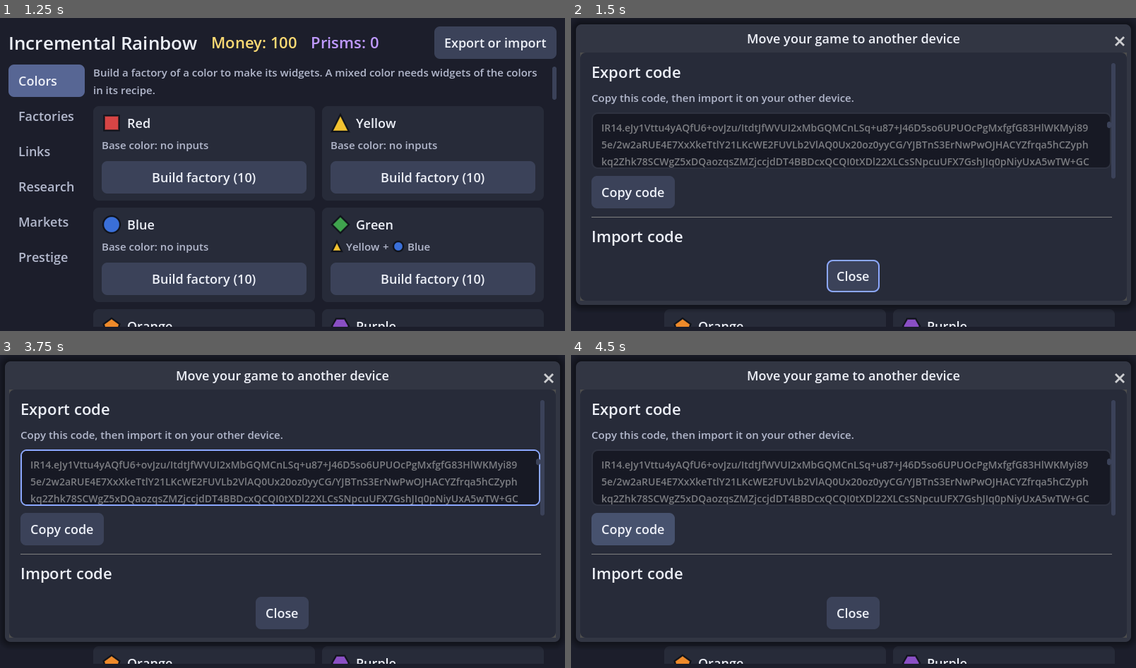
Above: before the commit, frames 1-4 (two rows, left to right).
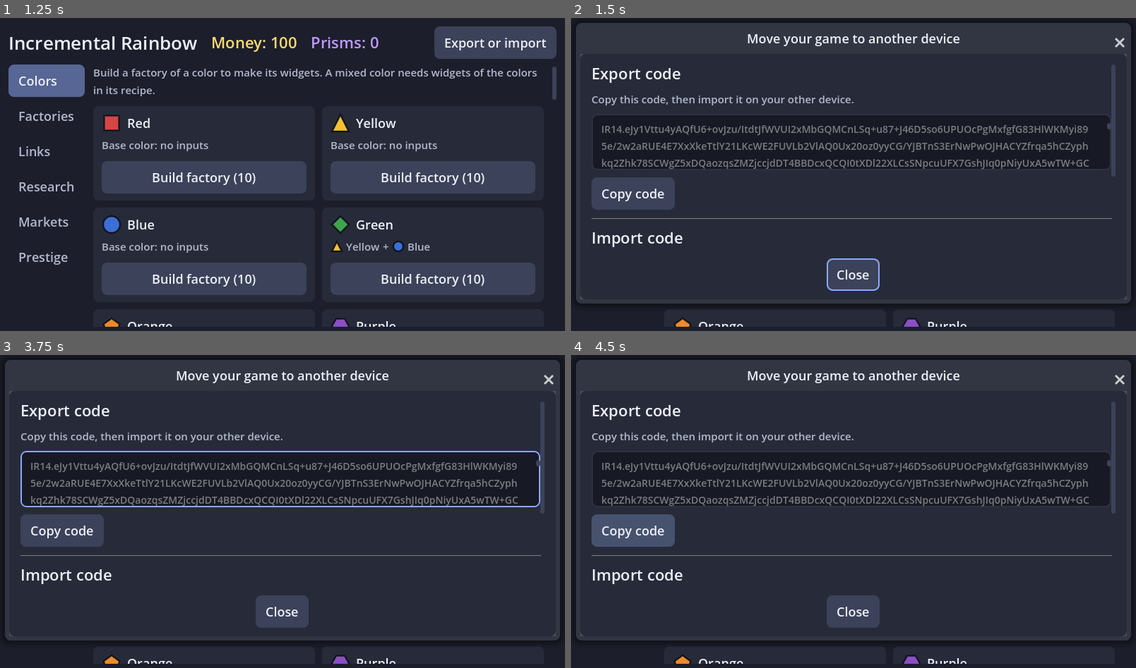
Above: after the commit, the same moments.

Repository: ElysiaAlarien/incrementalrainbow
Game: Godot game, scene res://src/ui/main.tscn
Two runs of this game, one before a commit and one after it. Both use one fixed random seed, a clock stepped at 60 frames per second and the inputs below.
Inputs (mouse positions are in pixels of both pictures, inside the frame that each line leads up to):
- Up to frame 1 (1.25 s): click "Skip guide" at 0.5 s
- Up to frame 2 (1.5 s): click "Export or import" at 1.25 s
- Up to frame 3 (3.75 s): click (282, 642) at 2.02 s; type "Alex" at 2.1 s; click "Colors" at 2.75 s; click "Factories" at 3.5 s
- Up to frame 4 (4.5 s): click "Research" at 4.25 s

Frame 1 is identical in both runs. In frame 2, 7.0% of the frame differs, in the area x 0-100%, y 1-92%; in frame 3, 7.8%; in frame 4, 6.9%.

Commit message:
Check dialog and list touch targets, and real taps on more controls (#27)
From the code review: the title bar of a dialog and each list item are
touch targets now, the prestige text wraps, a web build on a phone uses
the phone scale, and ColorSymbol makes the symbol icons. The layout test
checks each button in each dialog, the import confirm dialog, a tap on a
stepper, and a click that opens a list.

Co-Authored-By: Claude Opus 5.5 <noreply@anthropic.com>

Diff:
--- a/src/ui/card_grid.gd
+++ b/src/ui/card_grid.gd
@@ -1,8 +1,9 @@
 class_name CardGrid
 extends GridContainer
 ## A grid that has as many columns as fit its width, each at least
-## [member min_column_width] wide, and at least as wide as its widest child. The cells fill the width, so the grid has no
-## empty space at its right edge. Its children should expand horizontally.
+## [member min_column_width] wide, and at least as wide as its widest child.
+## The cells fill the width, so the grid has no empty space at its right edge.
+## Its children should expand horizontally.
 
 ## The narrowest that a column can be, in logical pixels.
 @export var min_column_width := 200.0
--- a/src/ui/color_symbol.gd
+++ b/src/ui/color_symbol.gd
@@ -63,6 +63,31 @@
 		draw_circle(dot.get_center(), dot.size.x / 2.0, dot_fill)
 		draw_circle(dot.get_center(), dot.size.x / 2.0, ColorSymbol.outline_color(dot_fill), false,
 			MARK_OUTLINE_WIDTH, true)
+
+
+## A color's symbol as a vector texture for a button icon, 24 logical pixels
+## wide. Godot draws a [DPITexture] again at the scale of the screen, so it
+## stays sharp. Null for an unknown symbol.
+static func icon(color: ColorDef) -> Texture2D:
+	const SIZE := 24.0
+	var box := Rect2(1.5, 1.5, SIZE - 3.0, SIZE - 3.0)
+	var points := shape_points(color.symbol, box)
+	if points.is_empty():
+		return null
+	var path := PackedStringArray()
+	for point in points:
+		path.append("%.2f,%.2f" % [point.x, point.y])
+	var mark := ""
+	if color.symbol_mark != ColorDef.SymbolMark.NONE:
+		var dot := mark_dot(color.symbol_mark, box)
+		var dot_fill := mark_fill(color.symbol_mark)
+		mark = "<circle cx='%.2f' cy='%.2f' r='%.2f' fill='#%s' stroke='#%s' stroke-width='%.1f'/>" % [
+			dot.get_center().x, dot.get_center().y, dot.size.x / 2.0, dot_fill.to_html(false),
+			outline_color(dot_fill).to_html(false), MARK_OUTLINE_WIDTH]
+	var svg := "<svg xmlns='http://www.w3.org/2000/svg' width='%d' height='%d'><path d='M%sZ' fill='#%s' stroke='#%s' stroke-width='%.1f' stroke-linejoin='round'/>%s</svg>" % [
+		SIZE, SIZE, " L".join(path), color.display_color.to_html(false),
+		outline_color(color.display_color).to_html(false), OUTLINE_WIDTH, mark]
+	return DPITexture.create_from_string(svg)
 
 
 ## The outline color for a shape filled with [param p_fill]: dark, or light
--- a/src/ui/main.gd
+++ b/src/ui/main.gd
@@ -206,7 +206,7 @@
 	for color in _content.colors():
 		_add_color_card(color)
 	for color in _content.colors():
-		_new_warehouse_color.add_icon_item(symbol_icon(color), color.name)
+		_new_warehouse_color.add_icon_item(ColorSymbol.icon(color), color.name)
 		_new_warehouse_color.set_item_metadata(_new_warehouse_color.item_count - 1, color.id)
 	_build_warehouse_button.pressed.connect(_on_build_warehouse_pressed)
 	_market_picker.item_selected.connect(func(index: int) -> void:
@@ -223,6 +223,7 @@
 	_prestige_confirm.ok_button_text = "Prestige"
 	_prestige_confirm.confirmed.connect(_on_prestige_confirmed)
 	_prestige_text.name = "PrestigeText"
+	_prestige_text.autowrap_mode = TextServer.AUTOWRAP_WORD_SMART
 	_prestige_scroll = DialogFit.wrap(_prestige_confirm, _prestige_text)
 	add_child(_prestige_confirm)
 	_prestige_button.pressed.connect(_on_prestige_pressed)
@@ -830,10 +831,10 @@
 		match key[0]:
 			&"factory":
 				var view := _sim.factory(key[1])
-				choice.add_icon_item(symbol_icon(_content.color(view.color)), _factory_name(view))
+				choice.add_icon_item(ColorSymbol.icon(_content.color(view.color)), _factory_name(view))
 			&"warehouse":
 				var view := _sim.warehouse(key[1])
-				choice.add_icon_item(symbol_icon(_content.color(view.color)), _warehouse_name(view))
+				choice.add_icon_item(ColorSymbol.icon(_content.color(view.color)), _warehouse_name(view))
 			&"lab":
 				choice.add_item(_lab_name(key[1]))
 			_:
@@ -957,28 +958,3 @@
 func _show_message(text: String) -> void:
 	_message_label.text = text
 	_message_label.visible = not text.is_empty()
-
-
-## A color's symbol as a vector texture for a button icon, 24 logical pixels
-## wide. Godot draws a [DPITexture] again at the scale of the screen, so it
-## stays sharp. Null for an unknown symbol.
-static func symbol_icon(color: ColorDef) -> Texture2D:
-	const SIZE := 24.0
-	var box := Rect2(1.5, 1.5, SIZE - 3.0, SIZE - 3.0)
-	var points := ColorSymbol.shape_points(color.symbol, box)
-	if points.is_empty():
-		return null
-	var path := PackedStringArray()
-	for point in points:
-		path.append("%.2f,%.2f" % [point.x, point.y])
-	var mark := ""
-	if color.symbol_mark != ColorDef.SymbolMark.NONE:
-		var dot := ColorSymbol.mark_dot(color.symbol_mark, box)
-		var dot_fill := ColorSymbol.mark_fill(color.symbol_mark)
-		mark = "<circle cx='%.2f' cy='%.2f' r='%.2f' fill='#%s' stroke='#%s' stroke-width='%.1f'/>" % [
-			dot.get_center().x, dot.get_center().y, dot.size.x / 2.0, dot_fill.to_html(false),
-			ColorSymbol.outline_color(dot_fill).to_html(false), ColorSymbol.MARK_OUTLINE_WIDTH]
-	var svg := "<svg xmlns='http://www.w3.org/2000/svg' width='%d' height='%d'><path d='M%sZ' fill='#%s' stroke='#%s' stroke-width='%.1f' stroke-linejoin='round'/>%s</svg>" % [
-		SIZE, SIZE, " L".join(path), color.display_color.to_html(false),
-		ColorSymbol.outline_color(color.display_color).to_html(false), ColorSymbol.OUTLINE_WIDTH, mark]
-	return DPITexture.create_from_string(svg)
--- a/src/ui/number_stepper.gd
+++ b/src/ui/number_stepper.gd
@@ -37,10 +37,12 @@
 	_show_limits()
 
 
+## The button that steps the number down. For smoke tests.
 func down_button() -> Button:
 	return _down_button
 
 
+## The button that steps the number up. For smoke tests.
 func up_button() -> Button:
 	return _up_button
 
--- a/src/ui/ui_scale.gd
+++ b/src/ui/ui_scale.gd
@@ -83,9 +83,10 @@
 	return DisplayServer.screen_get_scale()
 
 
-## Whether this device is a phone or a tablet.
+## Whether this device is a phone or a tablet, also for a web build that runs
+## in the browser of a phone or a tablet.
 static func is_mobile() -> bool:
-	return OS.has_feature("mobile")
+	return OS.has_feature("mobile") or OS.has_feature("web_android") or OS.has_feature("web_ios")
 
 
 ## Sets the scale of [param window] for its current size on this device.
--- a/src/ui/ui_theme.gd
+++ b/src/ui/ui_theme.gd
@@ -26,6 +26,9 @@
 const FIELD_COLOR := Color(0.09, 0.1, 0.14)
 
 const CORNER_RADIUS := 8
+## The space between the items of a list. With the font, it makes each item
+## [constant UiScale.MIN_TOUCH_TARGET] high or more.
+const POPUP_ITEM_SEPARATION := 20
 ## The space around the text of a button. With the font, it makes a button
 ## [constant UiScale.MIN_TOUCH_TARGET] high or more.
 const BUTTON_MARGIN := Vector2(14, 10)
@@ -38,6 +41,7 @@
 const RAIL_BUTTON := &"RailButton"
 
 
+## The theme of the main screen and its dialogs.
 static func make() -> Theme:
 	var theme := Theme.new()
 	theme.default_font_size = FONT_SIZE
@@ -64,7 +68,9 @@
 	theme.set_color(&"font_hover_pressed_color", RAIL_BUTTON, TEXT_COLOR)
 	theme.set_constant(&"align_to_largest_stylebox", RAIL_BUTTON, 1)
 
-	theme.set_constant(&"v_separation", &"PopupMenu", int(UiScale.MIN_TOUCH_TARGET) - 24)
+	# An item of a list, such as the colors of a choice, is as high as a touch
+	# target: the font is about 25 high.
+	theme.set_constant(&"v_separation", &"PopupMenu", POPUP_ITEM_SEPARATION)
 	theme.set_constant(&"item_start_padding", &"PopupMenu", 12)
 	theme.set_constant(&"item_end_padding", &"PopupMenu", 12)
 	theme.set_constant(&"h_separation", &"PopupMenu", 10)
@@ -96,7 +102,8 @@
 	theme.set_stylebox(&"embedded_border", &"Window", _window_border())
 	theme.set_stylebox(&"embedded_unfocused_border", &"Window", _window_border())
 	theme.set_font_size(&"title_font_size", &"Window", FONT_SIZE)
-	theme.set_constant(&"title_height", &"Window", 40)
+	# The title bar holds the close button, so it is as high as a touch target.
+	theme.set_constant(&"title_height", &"Window", int(UiScale.MIN_TOUCH_TARGET))
 	theme.set_color(&"title_color", &"Window", TEXT_COLOR)
 	theme.set_stylebox(&"panel", &"TooltipPanel", box(FIELD_COLOR, Vector2(10, 6), BUTTON_COLOR))
 	theme.set_font_size(&"font_size", &"TooltipLabel", SMALL_FONT_SIZE)
@@ -146,7 +153,7 @@
 	style.expand_margin_left = 6
 	style.expand_margin_right = 6
 	style.expand_margin_bottom = 6
-	style.expand_margin_top = 40
+	style.expand_margin_top = UiScale.MIN_TOUCH_TARGET
 	style.shadow_color = Color(0, 0, 0, 0.4)
 	style.shadow_size = 12
 	return style
--- a/tests/smoke/test_layout.gd
+++ b/tests/smoke/test_layout.gd
@@ -100,6 +100,14 @@
 		await wait_process_frames(2)
 		var export_dialog: ExportCodeDialog = main.find_child("ExportCodeDialog", true, false)
 		_assert_dialog_fits(export_dialog, size, "%s, export" % where)
+		# A code that imports asks the player to confirm.
+		(export_dialog.find_child("ImportCodeText", true, false) as TextEdit).text = \
+			(export_dialog.find_child("ExportCodeText", true, false) as TextEdit).text
+		export_dialog.find_child("ImportCode", true, false).pressed.emit()
+		await wait_process_frames(2)
+		var import_confirm: ConfirmationDialog = export_dialog.find_child("ImportConfirm", true, false)
+		_assert_dialog_fits(import_confirm, size, "%s, import" % where)
+		import_confirm.hide()
 		export_dialog.hide()
 
 		main.find_child("PrestigeButton", true, false).pressed.emit()
@@ -196,6 +204,47 @@
 	await wait_process_frames(2)
 
 	assert_gt(scroll.scroll_vertical, 0, "the colors scrolled down")
+	_close(main)
+
+
+func test_a_tap_steps_a_sell_threshold() -> void:
+	var main := await _open_main(DeviceProfiles.named("phone").logical_size())
+	main.show_section(&"factories")
+	await wait_process_frames(2)
+	var row: WarehouseRow = main.find_child("Warehouse1", true, false)
+	var stepper: NumberStepper = row.find_child("SellThresholdStepper", true, false)
+	(main.find_child("Scroll", true, false) as ScrollContainer).ensure_control_visible(stepper)
+	await wait_process_frames(2)
+	var before := row.threshold_box().value
+
+	_tap(_center(stepper.down_button()))
+	await wait_process_frames(1)
+
+	assert_eq(row.threshold_box().value, before - 1)
+	_close(main)
+
+
+func test_a_click_opens_the_list_of_a_choice() -> void:
+	var main := await _open_main(DeviceProfiles.named("1080p monitor").logical_size())
+	main.show_section(&"links")
+	await wait_process_frames(2)
+	var choice: OptionButton = main.find_child("NewLinkSource", true, false)
+
+	_click(_center(choice))
+	await wait_process_frames(2)
+
+	assert_true(choice.get_popup().visible, "the list shows")
+	choice.get_popup().hide()
+	_close(main)
+
+
+func test_each_item_of_a_list_is_large_enough_to_touch() -> void:
+	var main := await _open_main(DeviceProfiles.named("small phone").logical_size())
+	var popup := (main.find_child("NewLinkSource", true, false) as OptionButton).get_popup()
+	var font := popup.get_theme_font(&"font")
+	var item_height := font.get_height(popup.get_theme_font_size(&"font_size")) \
+		+ popup.get_theme_constant(&"v_separation")
+	assert_gte(item_height, UiScale.MIN_TOUCH_TARGET)
 	_close(main)
 
 
@@ -253,12 +302,17 @@
 	var rect := Rect2(Vector2(dialog.position) - Vector2(0, title), Vector2(dialog.size) + Vector2(0, title))
 	assert_true(Rect2(Vector2.ZERO, size).encloses(rect), "%s: the dialog %s is inside the screen %s" % [
 		where, rect, size])
+	var close_size := float(dialog.get_theme_constant(&"title_height"))
+	assert_gte(close_size, UiScale.MIN_TOUCH_TARGET - EPSILON, "%s: the title bar with the close button" % where)
 	for control in dialog.find_children("*", "Control", true, false):
 		var item := control as Control
-		if item.is_visible_in_tree() and item is Label and item.get_parent() is not ScrollContainer:
+		if not item.is_visible_in_tree() or item.get_viewport() != dialog:
+			continue
+		if item is Label:
 			_assert_text_shows(item as Label, where)
-	for button: Button in [dialog.get_ok_button()]:
-		assert_gte(button.size.y, UiScale.MIN_TOUCH_TARGET - EPSILON, "%s: the OK button is large enough" % where)
+		if item is BaseButton and (item.size.x < UiScale.MIN_TOUCH_TARGET - EPSILON
+				or item.size.y < UiScale.MIN_TOUCH_TARGET - EPSILON):
+			fail_test("%s: %s is %s, too small to touch" % [where, item.get_path(), item.size])
 
 
 ## The controls of the screen that show now, not those in a dialog.
